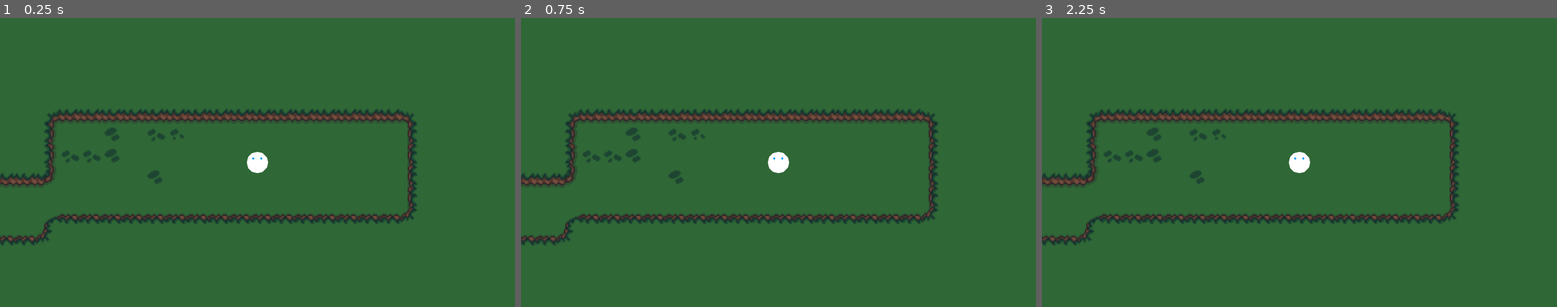
Above: before the commit, frames 1-3 (left to right).
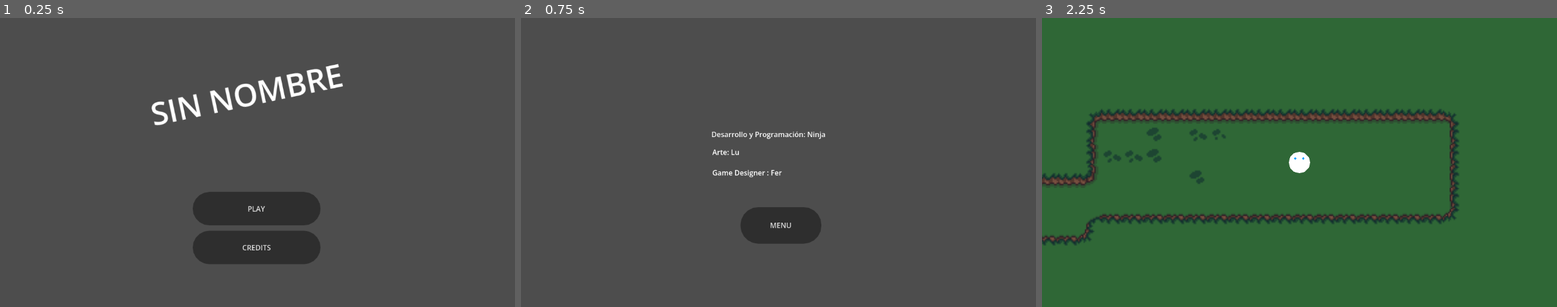
Above: after the commit, the same moments.

Repository: eliasescalante/GJ_godot_2026
Game: Godot game, scene res://src/scenes/world/intro/intro.tscn
Same seed, same stepped clock (60 frames per second), same inputs: the game is played once before the commit and once after it. Before the commit the project starts from res://src/scenes/world/Level2/Level2.tscn. Sound files missing from this copy of the repository are replaced by a short silence.
Inputs (mouse positions are in pixels of both pictures, inside the frame that each line leads up to):
- Up to frame 1 (0.25 s): no input
- Up to frame 2 (0.75 s): click (778, 246) at 0.5 s, where only the run after the commit has a clickable "CREDITS"
- Up to frame 3 (2.25 s): click (1299, 226) at 1.25 s, where only the run after the commit has a clickable "MENU"; click (1299, 208) at 2 s, where only the run after the commit has a clickable "PLAY"

The runs differ from the first frame. In frame 1, 99% of the frame differs, in the area x 0-100%, y 0-100%; in frame 2, 100%; in frame 3, nothing differs.

Commit message:
agrego intro y creditos

Diff:
--- a/project.godot
+++ b/project.godot
@@ -11,7 +11,7 @@
 [application]
 
 config/name="sin nombre"
-run/main_scene="uid://cinw8ne8s6vgc"
+run/main_scene="uid://b1ab8dy0hd6t3"
 config/features=PackedStringArray("4.6", "GL Compatibility")
 config/icon="res://icon.svg"
 
--- /dev/null
+++ b/src/scenes/world/credits/credits.gd
@@ -0,0 +1,16 @@
+extends Node2D
+
+
+# Called when the node enters the scene tree for the first time.
+func _ready() -> void:
+	pass # Replace with function body.
+
+
+# Called every frame. 'delta' is the elapsed time since the previous frame.
+func _process(delta: float) -> void:
+	pass
+
+
+func _on_button_pressed() -> void:
+	get_tree().change_scene_to_file("res://src/scenes/world/intro/intro.tscn")
+	pass # Replace with function body.
--- /dev/null
+++ b/src/scenes/world/credits/credits.tscn
@@ -0,0 +1,78 @@
+[gd_scene format=3 uid="uid://bhbeoolwijulk"]
+
+[ext_resource type="Script" uid="uid://wlrg18x5tebn" path="res://src/scenes/world/credits/credits.gd" id="1_lfj04"]
+
+[sub_resource type="StyleBoxFlat" id="StyleBoxFlat_kg0sr"]
+content_margin_left = 4.0
+content_margin_top = 4.0
+content_margin_right = 4.0
+content_margin_bottom = 4.0
+bg_color = Color(0.1, 0.1, 0.1, 0.6)
+corner_radius_top_left = 40
+corner_radius_top_right = 40
+corner_radius_bottom_right = 40
+corner_radius_bottom_left = 40
+corner_detail = 5
+
+[sub_resource type="StyleBoxFlat" id="StyleBoxFlat_lfj04"]
+content_margin_left = 4.0
+content_margin_top = 4.0
+content_margin_right = 4.0
+content_margin_bottom = 4.0
+bg_color = Color(0, 0, 0, 0.6)
+corner_radius_top_left = 3
+corner_radius_top_right = 3
+corner_radius_bottom_right = 3
+corner_radius_bottom_left = 3
+corner_detail = 5
+
+[sub_resource type="StyleBoxFlat" id="StyleBoxFlat_gayxg"]
+content_margin_left = 4.0
+content_margin_top = 4.0
+content_margin_right = 4.0
+content_margin_bottom = 4.0
+bg_color = Color(0.225, 0.225, 0.225, 0.6)
+corner_radius_top_left = 40
+corner_radius_top_right = 40
+corner_radius_bottom_right = 40
+corner_radius_bottom_left = 40
+corner_detail = 5
+
+[node name="Credits" type="Node2D" unique_id=254686303]
+script = ExtResource("1_lfj04")
+
+[node name="bg" type="Sprite2D" parent="." unique_id=2009759754]
+
+[node name="devs" type="Label" parent="." unique_id=1177812468]
+offset_left = 426.0
+offset_top = 249.0
+offset_right = 682.0
+offset_bottom = 272.0
+text = "Desarrollo y Programación: Ninja"
+
+[node name="ART" type="Label" parent="." unique_id=155031463]
+offset_left = 428.0
+offset_top = 289.0
+offset_right = 684.0
+offset_bottom = 312.0
+text = "Arte: Lu"
+
+[node name="game" type="Label" parent="." unique_id=1879842435]
+offset_left = 428.0
+offset_top = 335.0
+offset_right = 684.0
+offset_bottom = 384.0
+text = "Game Designer : Fer
+"
+
+[node name="Button" type="Button" parent="." unique_id=1116830594]
+offset_left = 491.0
+offset_top = 424.0
+offset_right = 672.0
+offset_bottom = 506.0
+theme_override_styles/normal = SubResource("StyleBoxFlat_kg0sr")
+theme_override_styles/pressed = SubResource("StyleBoxFlat_lfj04")
+theme_override_styles/hover = SubResource("StyleBoxFlat_gayxg")
+text = "MENU"
+
+[connection signal="pressed" from="Button" to="." method="_on_button_pressed"]
--- /dev/null
+++ b/src/scenes/world/intro/intro.gd
@@ -0,0 +1,21 @@
+extends Node2D
+
+
+# Called when the node enters the scene tree for the first time.
+func _ready() -> void:
+	pass # Replace with function body.
+
+
+# Called every frame. 'delta' is the elapsed time since the previous frame.
+func _process(delta: float) -> void:
+	pass
+
+
+func _on_play_pressed() -> void:
+	get_tree().change_scene_to_file("res://src/scenes/world/Level2/Level2.tscn")
+	pass # Replace with function body.
+
+
+func _on_credits_pressed() -> void:
+	get_tree().change_scene_to_file("res://src/scenes/world/credits/credits.tscn")
+	pass # Replace with function body.
--- /dev/null
+++ b/src/scenes/world/intro/intro.tscn
@@ -0,0 +1,53 @@
+[gd_scene format=3 uid="uid://b1ab8dy0hd6t3"]
+
+[ext_resource type="Script" uid="uid://c3r450gbfk1wm" path="res://src/scenes/world/intro/intro.gd" id="1_hrifw"]
+
+[sub_resource type="StyleBoxFlat" id="StyleBoxFlat_tmqw6"]
+content_margin_left = 4.0
+content_margin_top = 4.0
+content_margin_right = 4.0
+content_margin_bottom = 4.0
+bg_color = Color(0.1, 0.1, 0.1, 0.6)
+corner_radius_top_left = 40
+corner_radius_top_right = 40
+corner_radius_bottom_right = 40
+corner_radius_bottom_left = 40
+corner_detail = 5
+
+[sub_resource type="LabelSettings" id="LabelSettings_80ux7"]
+font_size = 70
+
+[node name="Intro" type="Node2D" unique_id=746498506]
+script = ExtResource("1_hrifw")
+
+[node name="bg" type="Sprite2D" parent="." unique_id=1097492743]
+
+[node name="Play" type="Button" parent="." unique_id=449555028]
+offset_left = 431.0
+offset_top = 390.0
+offset_right = 717.0
+offset_bottom = 465.0
+theme_override_styles/normal = SubResource("StyleBoxFlat_tmqw6")
+text = "PLAY"
+
+[node name="Credits" type="Button" parent="." unique_id=649381663]
+offset_left = 431.0
+offset_top = 477.0
+offset_right = 717.0
+offset_bottom = 552.0
+theme_override_styles/normal = SubResource("StyleBoxFlat_tmqw6")
+text = "CREDITS
+"
+
+[node name="Label" type="Label" parent="." unique_id=1078809560]
+offset_left = 327.99997
+offset_top = 169.0
+offset_right = 803.0
+offset_bottom = 364.0
+rotation = -0.20776863
+text = "SIN NOMBRE
+"
+label_settings = SubResource("LabelSettings_80ux7")
+
+[connection signal="pressed" from="Play" to="." method="_on_play_pressed"]
+[connection signal="pressed" from="Credits" to="." method="_on_credits_pressed"]
Not shown, added: src/scenes/world/credits/credits.gd.uid
Not shown, added: src/scenes/world/intro/intro.gd.uid
